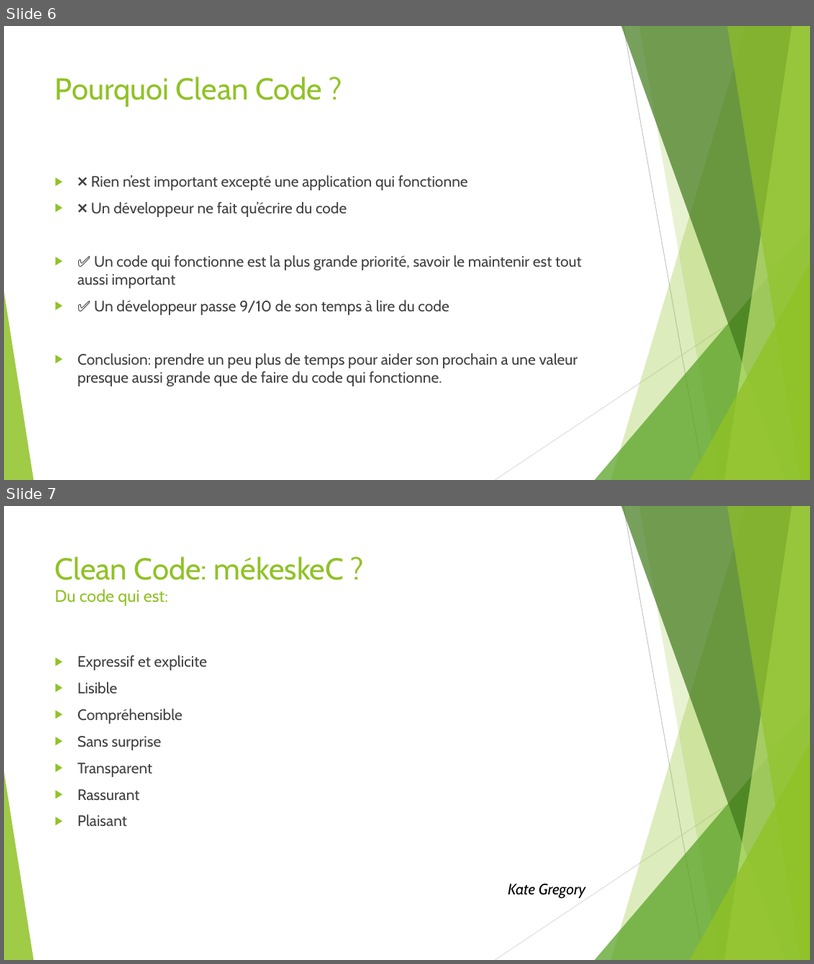
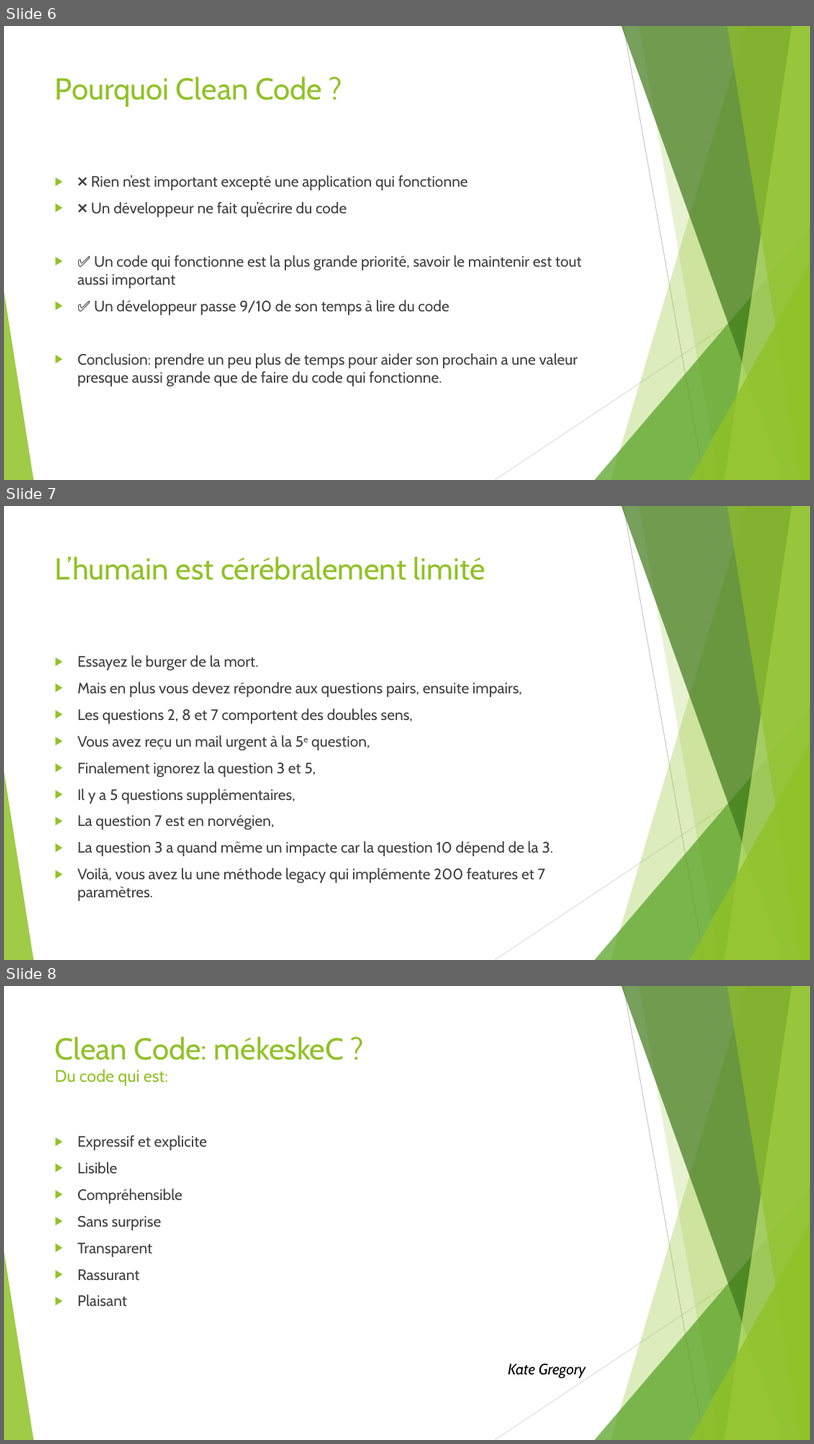
Before and after one commit to worming004/SimpleIsNotEasy, a slide deck: PPT/Easy != Simple.pptx. Shown one above the other, each under a label of ours: slides 6 and 7 before the commit, slides 6, 7 and 8 after it. The pictures are 814x964 and 814x1444 pixels, drawn with LibreOffice and Linux fonts; fonts in the diff are those of the drawing. Boxes give left, top, right and bottom in pixels: in the first picture for what was removed or moved away, otherwise in the second. Text is boxed around its words. In the diff, an @@ line names an element or a change of style, - is before the commit and + after.

```diff
--- a/PPT/Easy != Simple.pptx
+++ b/PPT/Easy != Simple.pptx
@@ slide 7 added at [4, 506, 810, 960], background #FFFFFF; not listed: 10 template elements that a slide beside it also shows @@
@@ title added at [55, 556, 486, 580], 36 pt, text #90C226 @@
+L’humain est cérébralement limité
@@ text added at [77, 655, 554, 901], 18 pt, text #404040 @@
+▶ Essayez le burger de la mort.
+▶ Mais en plus vous devez répondre aux questions pairs, ensuite impairs,
+▶ Les questions 2, 8 et 7 comportent des doubles sens,
+▶ Vous avez reçu un mail urgent à la 5e question,
+▶ Finalement ignorez la question 3 et 5,
+▶ Il y a 5 questions supplémentaires,
+▶ La question 7 est en norvégien,
+▶ La question 3 a quand même un impacte car la question 10 dépend de la 3.
+▶ Voilà, vous avez lu une méthode legacy qui implémente 200 features et 7 paramètres.
@@ what was slide 7 is now slide 8 @@
```
Also in this commit, not shown: 6 slides changed, 2 other slides added, 1 other file.
